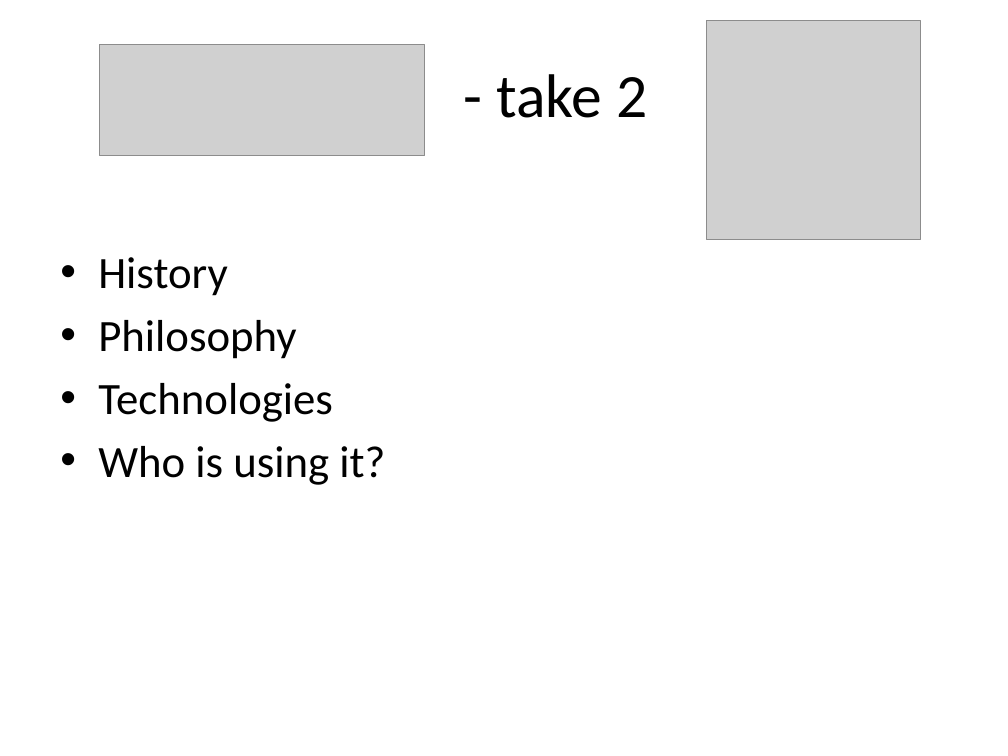
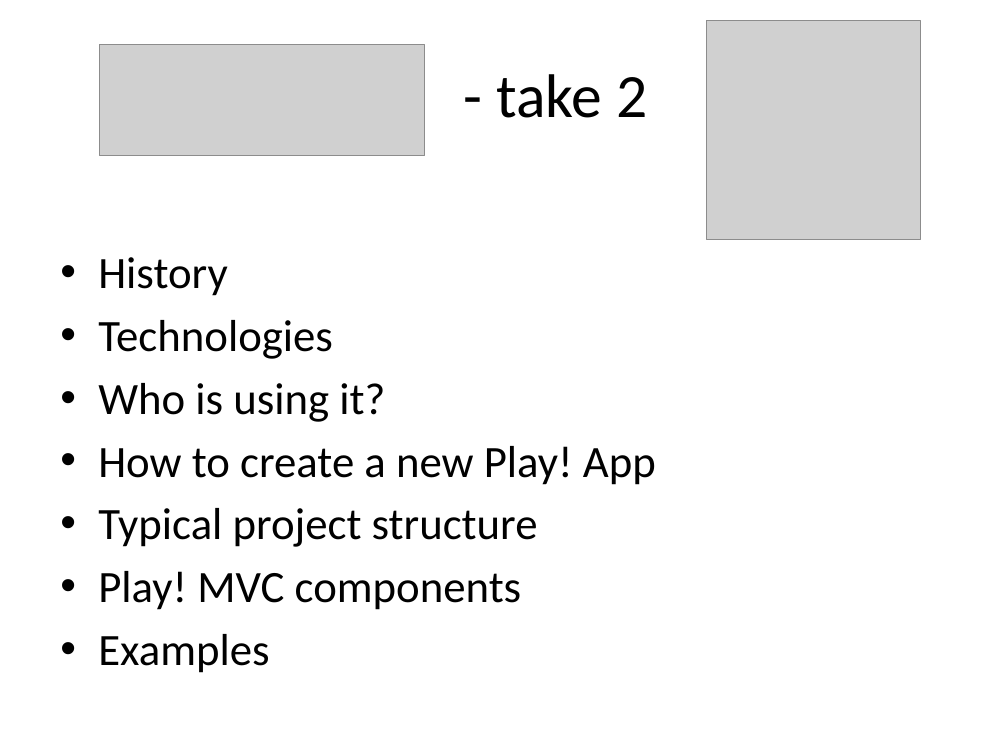
Before and after one commit to martadoberschuetz/dev_training, a slide deck: slide 1 of Play take 2.pptx. Drawn at 1008x756 pixels with LibreOffice and Linux fonts; fonts in the diff are those of the drawing; grey boxes stand for pictures. Boxes give left, top, right and bottom in pixels: in the first picture for what was removed or moved away, otherwise in the second. Text is boxed around its words. In the diff, an @@ line names an element or a change of style, - is before the commit and + after.

```diff
--- a/Play take 2.pptx
+++ b/Play take 2.pptx
@@ text at <box>98,320,296,359</box>: paragraph removed @@
-• Philosophy
@@ text at <box>98,446,656,673</box>: paragraphs added @@
+• How to create a new Play! App
+• Typical project structure
+• Play! MVC components
+• Examples
```
Also in this commit, not shown: 3 other slides changed, 2 slides added, 2 slides removed, 9 other files.
